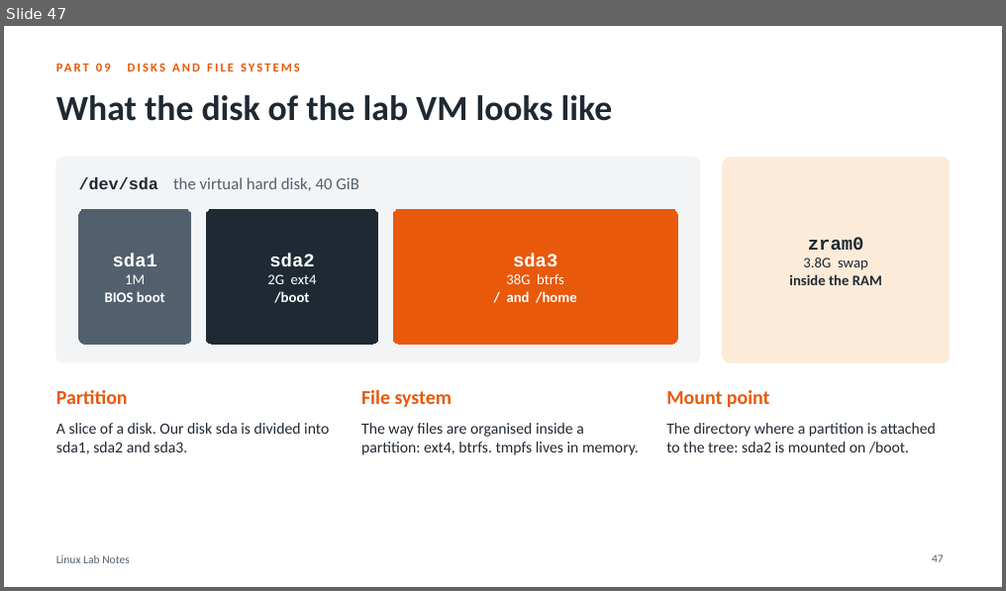
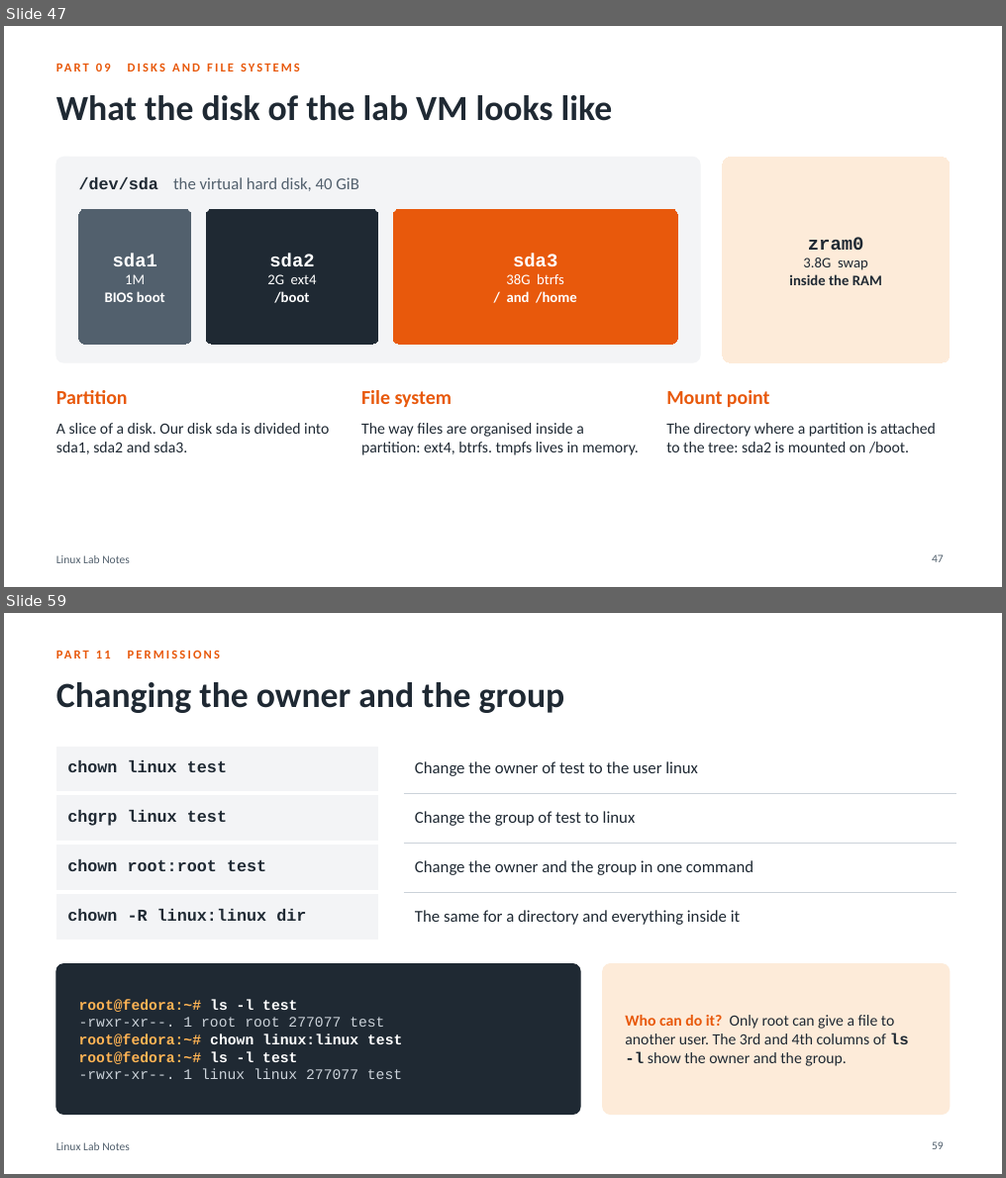
Before and after one commit to HamzaAlshafe/linux-lab-notes, a slide deck: Linux_Lab_Notes.pptx. Shown one above the other, each under a label of ours: slide 47 before the commit, slides 47 and 59 after it; the slides between them are not shown. The pictures are 1006x591 and 1006x1178 pixels, drawn with LibreOffice and Linux fonts; fonts in the diff are those of the drawing. Boxes give left, top, right and bottom in pixels: in the first picture for what was removed or moved away, otherwise in the second. Text is boxed around its words. In the diff, an @@ line names an element or a change of style, - is before the commit and + after.

Commit message:
Add finding files, permissions, compression and archiving

```diff
--- a/Linux_Lab_Notes.pptx
+++ b/Linux_Lab_Notes.pptx
@@ slide 59 added at bbox=[4, 613, 1002, 1174], background #FFFFFF; not listed: 1 template element that a slide beside it also shows @@
@@ text added at bbox=[128, 650, 220, 659], 12 pt, text #E8590C, bold @@
+PART 11 PERMISSIONS
@@ title added at bbox=[56, 682, 565, 713], 34 pt, text #1F2933, bold @@
+Changing the owner and the group
@@ table added at bbox=[56, 744, 949, 929], 4 rows, 3 columns @@
+chown linux test |  | Change the owner of test to the user linux
+chgrp linux test |  | Change the group of test to linux
+chown root:root test |  | Change the owner and the group in one command
+chown -R linux:linux dir |  | The same for a directory and everything inside it
@@ rounded rectangle added at bbox=[56, 964, 580, 1115], fill #1F2933, outline #1F2933 1 pt @@
@@ rounded rectangle added at bbox=[603, 964, 949, 1115], fill #FDEBD9, outline #FDEBD9 1 pt @@
@@ text added at bbox=[79, 999, 402, 1079], 14 pt, text #CBD2D9, bold @@
+root@fedora:~# ls -l test
+-rwxr-xr--. 1 root root 277077 test
+root@fedora:~# chown linux:linux test
+root@fedora:~# ls -l test
+-rwxr-xr--. 1 linux linux 277077 test
@@ text added at bbox=[625, 1015, 909, 1066], 15 pt, text #1F2933 @@
+Who can do it? Only root can give a file to another user. The 3rd and 4th columns of ls -l show the owner and the group.
@@ page number added at bbox=[932, 1142, 944, 1150], 11 pt, text #52606D @@
+59
```
Also in this commit, not shown: 5 slides changed, 20 other slides added, 1 other file.
